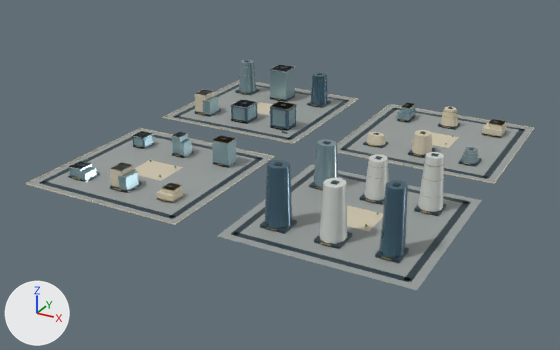
The glTF model web/public/assets/3d/ampliworld/GC-CITY-2030/GC-TILE-13-06.glb, before and after one commit.
The view is the same before and after, from a 50 mm lens placed at (3664.0, 7700.0, 593.0), pointed at (2980.0, 8944.0, -29.0). The lights are fixed; the arrows at lower left show +X, +Y and +Z. The older version comes first. Where no turn or scale is listed for an object, it has been applied to the vertices. Vertices at exactly the same position are counted once.

Objects in the first picture: 'GC-TILE-13-06-blue', 'GC-TILE-13-06-dark', 'GC-TILE-13-06-glass', 'GC-TILE-13-06-gold', 'GC-TILE-13-06-ivory', 'GC-TILE-13-06-paving', 'GC-TILE-13-06-white'.
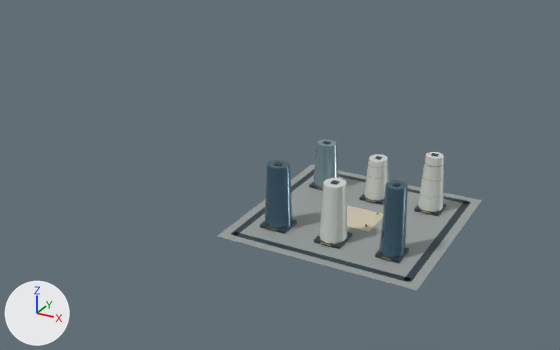
Pixel boxes (x1, y1, x2, y2) of what changed, in the pictures (560 x 350 px):
'GC-TILE-13-06-paving', reshaped (47% narrower, 40% shorter)
    before: (28, 81, 533, 290)
    after: (217, 165, 482, 290)
'GC-TILE-13-06-dark', reshaped (51% narrower, 36% shorter)
    before: (39, 60, 525, 282)
    after: (231, 141, 471, 282)
'GC-TILE-13-06-glass', reshaped (94% narrower, 63% shorter)
    before: (69, 60, 479, 193)
    after: (314, 139, 338, 188)
'GC-TILE-13-06-ivory', reshaped
    before: (25, 80, 534, 231)
    after: (347, 205, 383, 231)
'GC-TILE-13-06-blue', reshaped (48% narrower, 47% shorter)
    before: (132, 72, 408, 258)
    after: (265, 160, 408, 258)
'GC-TILE-13-06-white', reshaped (66% narrower, 48% shorter)
    before: (71, 65, 444, 244)
    after: (319, 152, 444, 244)
'GC-TILE-13-06-gold', reshaped
    before: (72, 66, 506, 260)
    after: (266, 161, 444, 260)
part 1 of me_mesh_0, deleted
    before: (166, 81, 357, 143)
part 2 of me_mesh_0, deleted
    before: (337, 105, 533, 183)
part 3 of me_mesh_0, deleted
    before: (28, 129, 272, 224)
part 4 of me_mesh_1, deleted
    before: (39, 60, 525, 219)
part 5 of me_mesh_2, deleted
    before: (25, 80, 534, 225)
part 6 of me_mesh_6, deleted
    before: (69, 60, 479, 193)
part 7 of me_mesh_5, deleted
    before: (72, 66, 506, 205)
part 8 of me_mesh_7, deleted
    before: (71, 65, 295, 171)
part 9 of me_mesh_8, deleted (blue)
    before: (311, 72, 328, 105)
part 10 of me_mesh_8, deleted
    before: (132, 131, 154, 148)
part 11 of me_mesh_8, deleted
    before: (231, 99, 257, 124)
part 12 of me_mesh_8, deleted
    before: (270, 102, 296, 131)

The edits, one by one:
me_mesh_0 is used by ob_gc_tile_13_06_paving; location (0.0, 0.0, 0.0).
me_mesh_0 had 32 vertices, 48 faces and spanned x 2621.0..3379.0, y 8621.0..9379.0, z 0.0.
me_mesh_0 now has 8 vertices, 12 faces and spans x 3041.0..3379.0, y 8621.0..8959.0, z 0.0.
me_mesh_0 part 1: the loose piece of 8 vertices spanning x 2621.0..2959.0, y 9041.0..9379.0, z 0.0 is deleted.
me_mesh_0 part 2: the loose piece of 8 vertices spanning x 3041.0..3379.0, y 9041.0..9379.0, z 0.0 is deleted.
me_mesh_0 part 3: the loose piece of 8 vertices spanning x 2621.0..2959.0, y 8621.0..8959.0, z 0.0 is deleted.
me_mesh_1 is used by ob_gc_tile_13_06_dark; location (0.0, 0.0, 0.0).
me_mesh_1 had 520 vertices, 780 faces and spanned x 2636.0..3364.0, y 8636.0..9364.0, z 0.0..119.0.
me_mesh_1 now has 128 vertices, 192 faces and spans x 3056.0..3364.0, y 8636.0..8944.0, z 0.0..119.0.
me_mesh_1 part 4: 49 loose pieces with 392 vertices, spanning x 2636.0..3364.0, y 8636.0..9364.0, z 0.0..80.0, are deleted.
me_mesh_2 is used by ob_gc_tile_13_06_ivory; location (0.0, 0.0, 0.0).
me_mesh_2 had 266 vertices, 420 faces and spanned x 2620.0..3380.0, y 8620.0..9380.0, z 0.0..47.0.
me_mesh_2 now has 8 vertices, 12 faces and spans x 3170.0..3250.0, y 8754.0..8826.0, z 0.0.
me_mesh_2 part 5: 27 loose pieces with 258 vertices, spanning x 2620.0..3380.0, y 8620.0..9380.0, z 0.0..47.0, are deleted.
me_mesh_5 is used by ob_gc_tile_13_06_gold; location (0.0, 0.0, 0.0).
me_mesh_5 had 1152 vertices, 1980 faces and spanned x 2670.0..3329.0, y 8620.0..9323.0, z 0.0..101.0.
me_mesh_5 now has 444 vertices, 792 faces and spans x 3089.0..3329.0, y 8673.0..8905.0, z 4.0..101.0.
me_mesh_5 part 7: 57 loose pieces with 708 vertices, spanning x 2670.0..3329.0, y 8620.0..9323.0, z 0.0..68.0, are deleted.
me_mesh_6 is used by ob_gc_tile_13_06_glass; location (0.0, 0.0, 0.0).
me_mesh_6 had 306 vertices, 480 faces and spanned x 2669.0..3326.0, y 8681.0..9326.0, z 0.0..85.0.
me_mesh_6 now has 22 vertices, 40 faces and spans x 3088.0..3132.0, y 8861.0..8903.0, z 5.0..85.0.
me_mesh_6 part 6: 32 loose pieces with 284 vertices, spanning x 2669.0..3326.0, y 8681.0..9326.0, z 0.0..79.0, are deleted.
me_mesh_7 is used by ob_gc_tile_13_06_white; location (0.0, 0.0, 0.0).
me_mesh_7 had 122 vertices, 204 faces and spanned x 2668.0..3330.0, y 8677.0..9326.0, z 5.0..100.0.
me_mesh_7 now has 66 vertices, 120 faces and spans x 3189.0..3330.0, y 8677.0..8907.0, z 5.0..100.0.
me_mesh_7 part 8: 7 loose pieces with 56 vertices, spanning x 2668.0..2812.0, y 8685.0..9326.0, z 21.0..75.0, are deleted.
me_mesh_8 is used by ob_gc_tile_13_06_blue; location (0.0, 0.0, 0.0).
me_mesh_8 had 90 vertices, 156 faces and spanned x 2675.0..3328.0, y 8681.0..9325.0, z 0.0..118.0.
me_mesh_8 now has 44 vertices, 80 faces and spans x 3088.0..3328.0, y 8681.0..8723.0, z 5.0..118.0.
me_mesh_8 part 9: the loose piece of 22 vertices spanning x 2871.0..2909.0, y 9279.0..9325.0, z 5.0..74.0 is deleted.
me_mesh_8 part 10: the loose piece of 8 vertices spanning x 2675.0..2705.0, y 8867.0..8897.0, z 0.0..24.0 is deleted.
me_mesh_8 part 11: the loose piece of 8 vertices spanning x 2770.0..2810.0, y 9099.0..9145.0, z 0.0..38.0 is deleted.
me_mesh_8 part 12: the loose piece of 8 vertices spanning x 2868.0..2912.0, y 9103.0..9141.0, z 0.0..50.0 is deleted.
